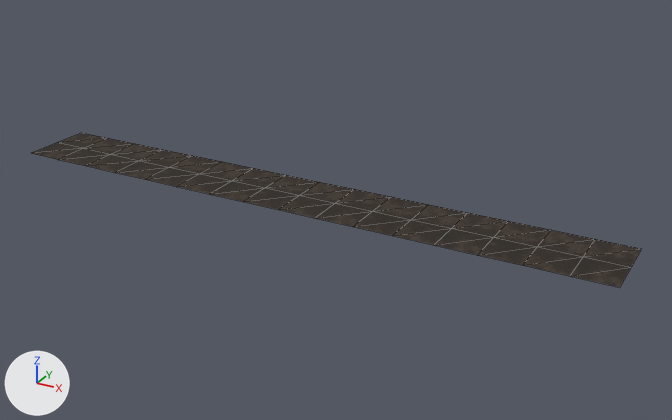
A saved change to the glTF model Assets/3D/CaveCamp/floor_2_-4.glb.
One viewpoint serves both versions: a 50 mm camera at (201.8, 129.7, 35.4) aimed at (161.4, 203.2, -1.3). Lighting does not change. The marker at lower left points along +X, +Y and +Z. The picture after the commit comes second. Mesh edges are drawn as thin lines. Vertices at exactly the same position are counted once.

Objects in the first picture: 'floor_2_-4'.
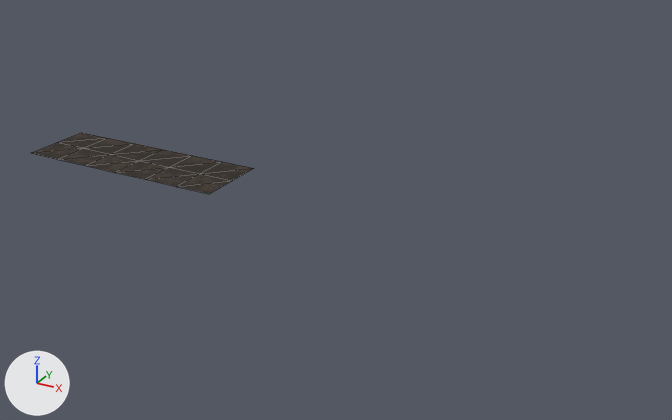
The newer file is also turned or shifted as a whole; pictures and numbers use the older file's frame.

Where the change shows, as pixel boxes [x1, y1, x2, y2] in the pictures (672 x 420 px):
```json
{"object": "floor_2_-4", "change": "reshaped", "before": [31, 133, 641, 287], "after": [31, 133, 254, 194], "on screen": "63% narrower, 60% shorter"}
{"part": 1, "of": "me_floor_2__4", "change": "deleted", "before": [210, 168, 641, 287]}
{"part": 2, "of": "me_floor_2__4", "change": "surface changed", "before": [44, 137, 254, 194], "after": [44, 137, 254, 194]}
```

Scene script edits in JSON lines:
```json
{"block": "me_floor_2__4", "where": "# used by ob_floor_2__4; location = (0.0, 0.0, 0.0)"}
{"op": "remove", "block": "me_floor_2__4", "code": "me_floor_2__4.from_pydata(...)  # 51 vertices, 64 faces; spans x 126.0..190.0, y 198.0..206.0, z 0.0"}
{"op": "add", "block": "me_floor_2__4", "code": "me_floor_2__4.from_pydata(...)  # 21 vertices, 24 faces; spans x 126.0..150.0, y 198.0..206.0, z 0.0"}
{"block": "me_floor_2__4", "change": "me_floor_2__4 part 1"}
{"block": "me_floor_2__4", "change": "30 vertices are removed from x 154.0..190.0, y 198.0..206.0, z 0.0"}
{"block": "me_floor_2__4", "change": "40 faces are deleted"}
{"block": "me_floor_2__4", "change": "me_floor_2__4 part 2: 24 kept faces spanning x 126.0..150.0, y 198.0..206.0, z 0.0 get new texture (UV) coordinates"}
```
